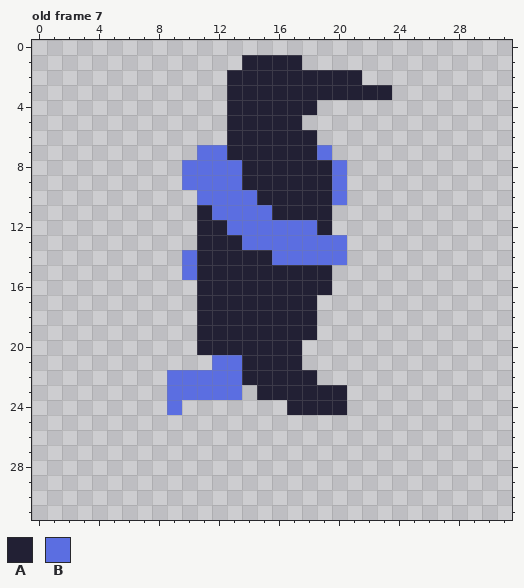
Pixel-art file -- assets/sprites/penguin/penguin.aseprite. The picture above is the old version.
32x32 pixels, 8 frames. Shown: old frame 7. The commit also changed other frames, which this record leaves out.
Visible layers, top first: "left arm", "body", "right arm".
Palette (. is transparent): A #222034  B #5b6ee1
Pixels before, old frame 7, first column x 9:
 1 .....AAAA......
 2 ....AAAAAAAAA..
 3 ....AAAAAAAAAAA
 4 ....AAAAAA.....
 5 ....AAAAA......
 6 ....AAAAAA.....
 7 ..BBAAAAAAB....
 8 .BBBBAAAAAAB...
 9 .BBBBAAAAAAB...
10 ..BBBBAAAAAB...
11 ..ABBBBAAAA....
12 ..AABBBBBBA....
13 ..AAABBBBBBB...
14 .BAAAAABBBBB...
15 .BAAAAAAAAA....
16 ..AAAAAAAAA....
17 ..AAAAAAAA.....
18 ..AAAAAAAA.....
19 ..AAAAAAAA.....
20 ..AAAAAAA......
21 ...BBAAAA......
22 BBBBBAAAAA.....
23 BBBBB.AAAAAA...
24 B.......AAAA...
The result:
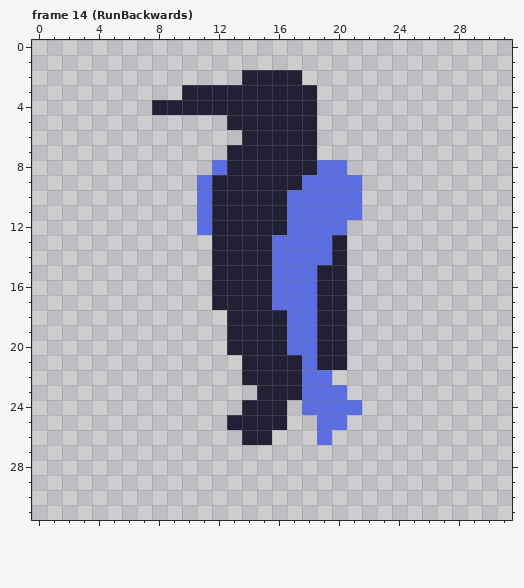
A new or re-ordered frame is compared with the old frame closest to it.
The edit:
frames 8 -> 24
Changed rows in their new state; - is an unchanged pixel.
Frame 14 (RunBackwards) is new; against old frame 7, layers "left arm", "body", "right arm":
first column x 8:
 1 ------....------
 2 -----.----....--
 3 --AAA------.....
 4 AAAAA-----------
 5 ----------A-----
 6 -----.----------
 7 ---..------.----
 8 --..-A-----B----
 9 --.-AA----BB-B--
10 ----AAA--BBB-B--
11 ---BAAAA-BBBBB--
12 ---B-AAAA--BB---
13 ---.--AA----A---
14 --..--------A---
15 --..----BBB-A---
16 ---.----BBB-A---
17 ---.----BBBAA---
18 ---..----BBAA---
19 ---..----BBAA---
20 ---..----BBAA---
21 ----..----BAA---
22 -.....----BB----
23 -.....----BBB---
24 -.----AAA.BBBB--
25 -----AAAA--BB---
26 ------AA---B----
Pixel boxes of the changes (left, top, right, bottom) in both pictures:
changed: (152, 55, 392, 445)
